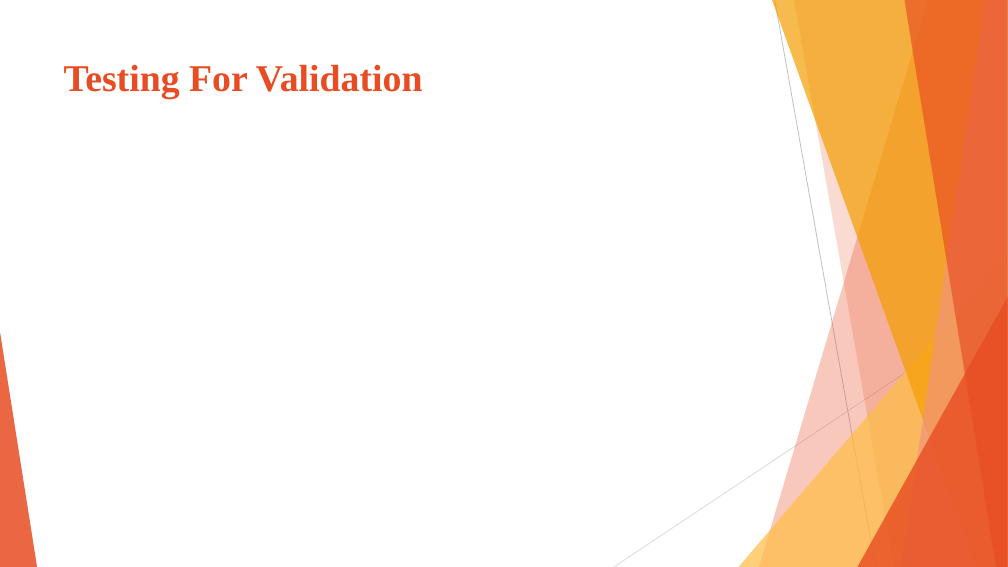
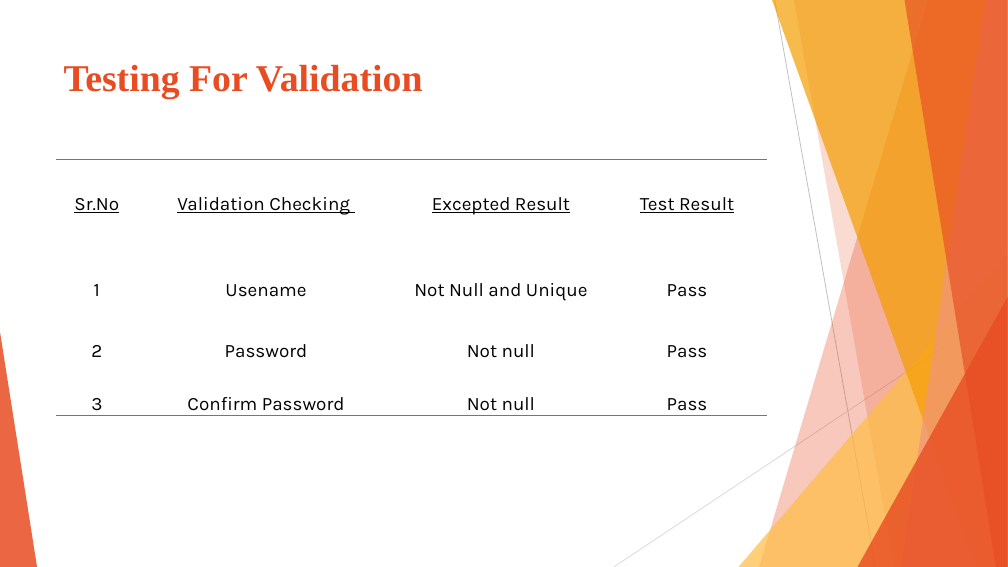
Before and after one commit to preyash2047/Stock_Price_Prediction, a slide deck: slide 39 of Project Presentation/PPT/SPP.pptx (slide 32 before the commit). Drawn at 1008x567 pixels with LibreOffice and Linux fonts; fonts in the diff are those of the drawing. Boxes give left, top, right and bottom in pixels: in the first picture for what was removed or moved away, otherwise in the second. Text is boxed around its words. In the diff, an @@ line names an element or a change of style, - is before the commit and + after.

```diff
--- a/Project Presentation/PPT/SPP.pptx
+++ b/Project Presentation/PPT/SPP.pptx
@@ table added at (56, 160, 768, 420), 4 rows, 4 columns @@
+Sr.No | Validation Checking | Excepted Result | Test Result
+1 | Usename | Not Null and Unique | Pass
+2 | Password | Not null | Pass
+3 | Confirm Password | Not null | Pass
```
Also in this commit, not shown: 6 other slides changed, 9 slides added, 5 slides removed, 1 other file.
